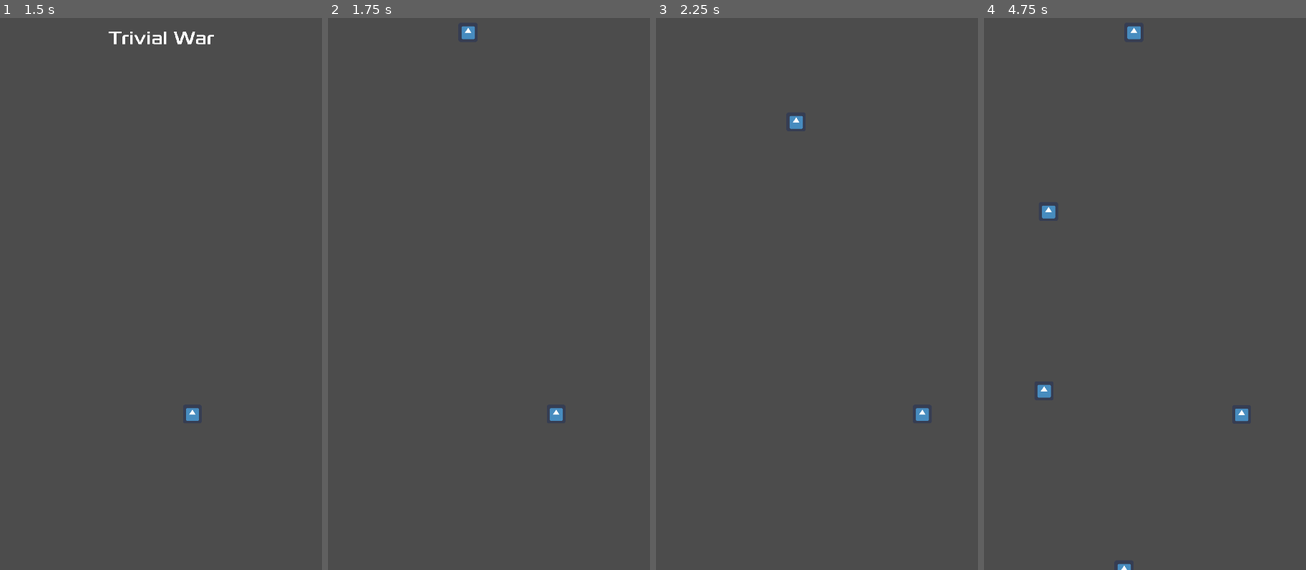
Above: before the commit, frames 1-4 (left to right).
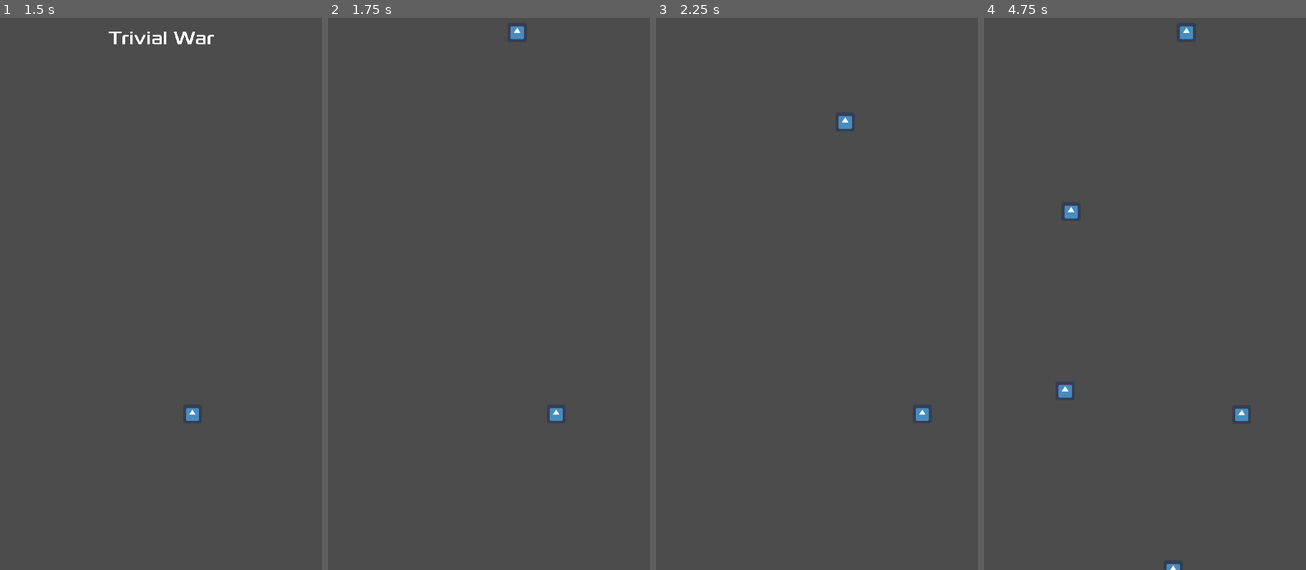
Above: after the commit, the same moments.

Repository: eastonman/trivialwar
Game: Godot game, scene res://Main.tscn
The game is run twice, just before and just after one commit, with the same random seed, the same clock (stepped at 60 frames per second) and the same inputs. The engine's default icon, where the game draws it, is replaced by a stand-in: a white triangle on a blue panel in a dark square.
Inputs (mouse positions are in pixels of both pictures, inside the frame that each line leads up to):
- Up to frame 1 (1.5 s): click "START" at 0.5 s; tap Enter at 1.25 s; move the mouse to (231, 255) at 1.27 s; hold Right (move_right) from 1.28 s (still down); click (231, 255) at 1.42 s
- Up to frame 2 (1.75 s): keep holding Right (move_right)
- Up to frame 3 (2.25 s): release Right (move_right) at 2 s; drag from (752, 310) to (920, 415) at 2.02 s
- Up to frame 4 (4.75 s): move the mouse to (1177, 156) at 2.77 s; hold Right (move_right) 2.78-3.5 s; drag from (1128, 398) to (1048, 194) at 3.52 s; move the mouse to (1241, 371) at 4.27 s; hold Left (move_left) from 4.28 s (still down)

Frame 1 is identical in both runs. In frame 2, 0.2% of the frame differs, in the area x 41-61%, y 1-4%; in frame 3, 0.2%; in frame 4, 0.7%, in the area x 16-66%, y 1-100%.

Commit message:
fix: fix viewport

Diff:
--- a/GlobalVar.gd
+++ b/GlobalVar.gd
@@ -5,5 +5,5 @@
 var screen_size
 
 func _ready():
-	screen_size = OS.get_screen_size()
+	screen_size = get_viewport().get_visible_rect().size
 	print(screen_size)
--- a/main.gd
+++ b/main.gd
@@ -21,7 +21,7 @@
 	# Create mob
 	var mob = mob_scene.instance()
 
-	mob.position.x = rand_range(0, GlobalVar.screen_size.y)
+	mob.position.x = rand_range(0, GlobalVar.screen_size.x)
 
 	# Add mob to scene
 	add_child(mob)
--- a/player/player.gd
+++ b/player/player.gd
@@ -42,7 +42,7 @@
 	if event is InputEventMouseMotion and dragging:
 		position = event.position
 
-func _on_Player_body_entered(body):
+func _on_Player_body_entered(_body):
 	hide()
 	print("Player hit")
 	emit_signal("hit")
